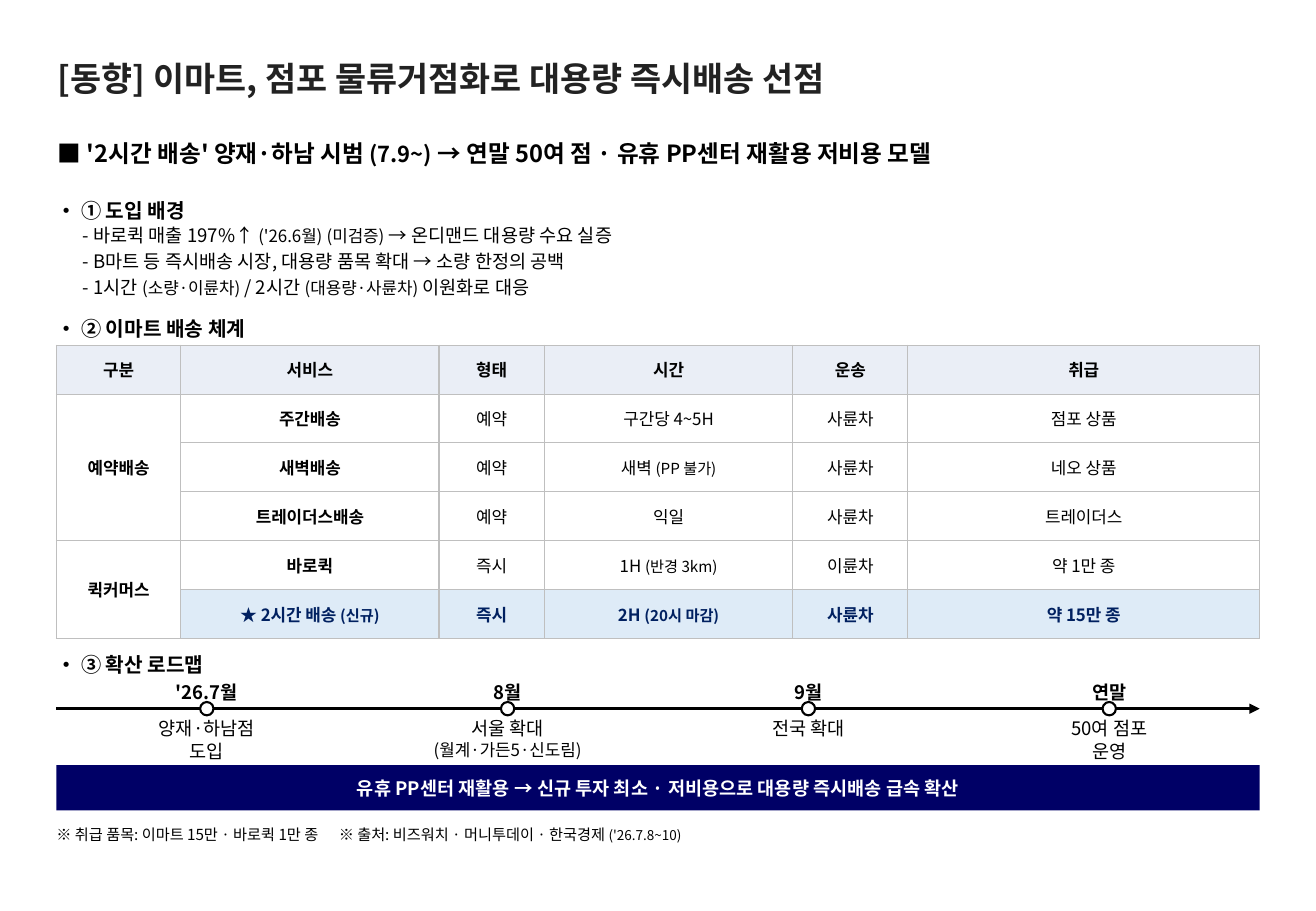
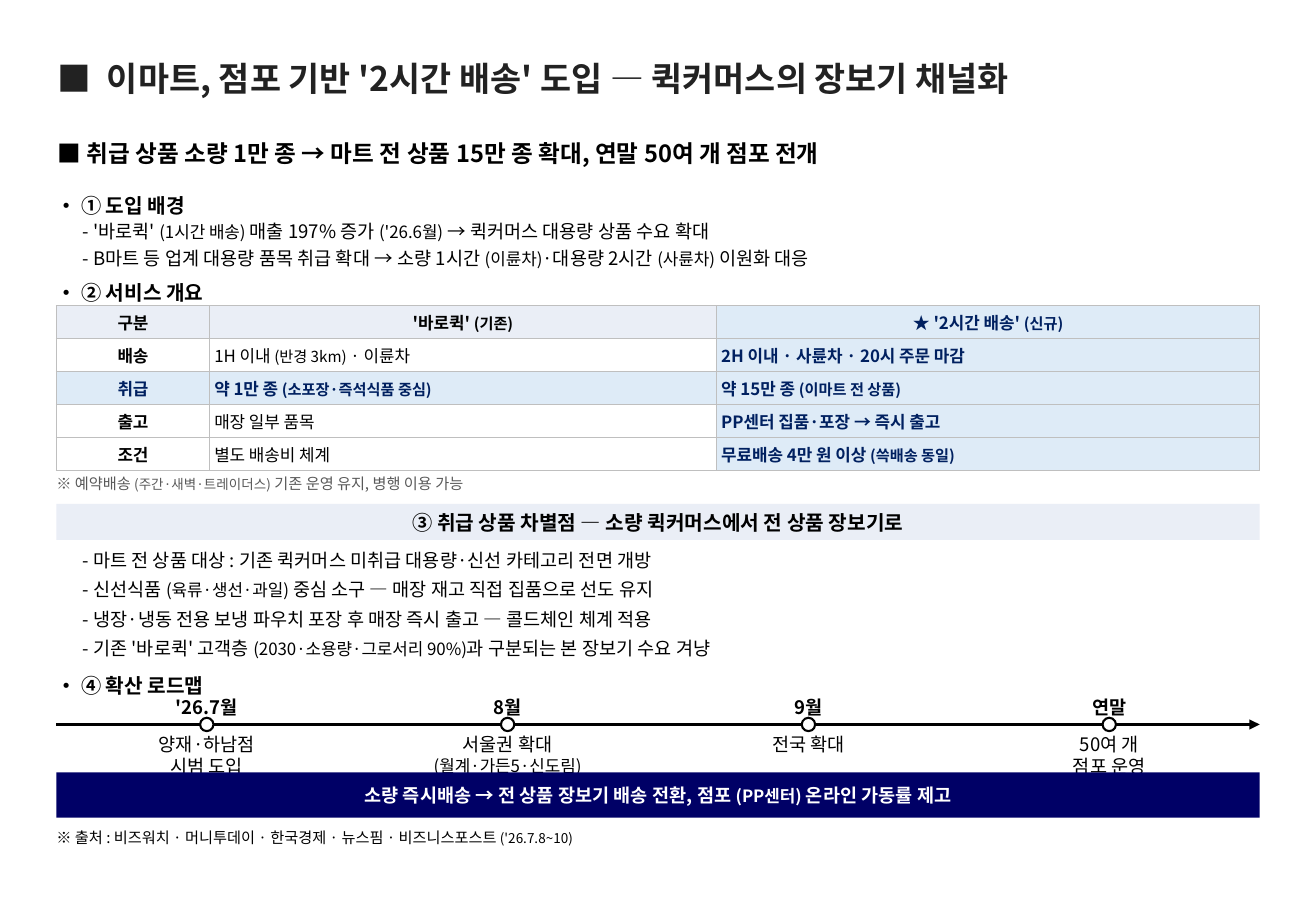
Before and after one commit to avoseed/web1, a slide deck: slide 1 of reports/ssg-quickcommerce-onepager.pptx. Drawn at 1316x911 pixels with LibreOffice and Linux fonts; fonts in the diff are those of the drawing. Boxes give left, top, right and bottom in pixels: in the first picture for what was removed or moved away, otherwise in the second. Text is boxed around its words. In the diff, an @@ line names an element or a change of style, - is before the commit and + after.

```diff
--- a/reports/ssg-quickcommerce-onepager.pptx
+++ b/reports/ssg-quickcommerce-onepager.pptx
@@ text at <box>107,62,1009,98</box>: text changed @@
-[동향] 이마트, 점포 물류거점화로 대용량 즉시배송 선점
+■ 이마트, 점포 기반 '2시간 배송' 도입 — 퀵커머스의 장보기 채널화
@@ text at <box>87,142,818,167</box>: text changed @@
-■ '2시간 배송' 양재·하남 시범 (7.9~) → 연말 50여 점 · 유휴 PP센터 재활용 저비용 모델
+■ 취급 상품 소량 1만 종 → 마트 전 상품 15만 종 확대, 연말 50여 개 점포 전개
@@ text "• ① 도입 배경": place and size @@
-text "• ① 도입 배경" at <box>81,200,185,220</box>
+text "• ① 도입 배경" at <box>81,195,185,215</box>
@@ text at <box>93,222,709,241</box>: text changed @@
-- 바로퀵 매출 197%↑ ('26.6월) (미검증) → 온디맨드 대용량 수요 실증
+- '바로퀵' (1시간 배송) 매출 197% 증가 ('26.6월) → 퀵커머스 대용량 상품 수요 확대
@@ text at <box>93,249,809,268</box>: text changed @@
-- B마트 등 즉시배송 시장, 대용량 품목 확대 → 소량 한정의 공백
+- B마트 등 업계 대용량 품목 취급 확대 → 소량 1시간 (이륜차)·대용량 2시간 (사륜차) 이원화 대응
@@ text at <box>81,282,203,306</box>: text changed; size 10 to 12 pt; bold on @@
-- 1시간 (소량·이륜차) / 2시간 (대용량·사륜차) 이원화로 대응
+• ② 서비스 개요
@@ table added at <box>56,306,1259,471</box>, 5 rows, 3 columns @@
+구분 | '바로퀵' (기존) | ★ '2시간 배송' (신규)
+배송 | 1H 이내 (반경 3km) · 이륜차 | 2H 이내 · 사륜차 · 20시 주문 마감
+취급 | 약 1만 종 (소포장·즉석식품 중심) | 약 15만 종 (이마트 전 상품)
+출고 | 매장 일부 품목 | PP센터 집품·포장 → 즉시 출고
+조건 | 별도 배송비 체계 | 무료배송 4만 원 이상 (쓱배송 동일)
@@ text removed at <box>81,318,245,338</box> @@
-• ② 이마트 배송 체계
@@ table removed at <box>56,345,1260,638</box>, 6 rows, 6 columns @@
-구분 | 서비스 | 형태 | 시간 | 운송 | 취급
-예약배송 | 주간배송 | 예약 | 구간당 4~5H | 사륜차 | 점포 상품
- | 새벽배송 | 예약 | 새벽 (PP 불가) | 사륜차 | 네오 상품
- | 트레이더스배송 | 예약 | 익일 | 사륜차 | 트레이더스
-퀵커머스 | 바로퀵 | 즉시 | 1H (반경 3km) | 이륜차 | 약 1만 종
- | ★ 2시간 배송 (신규) | 즉시 | 2H (20시 마감) | 사륜차 | 약 15만 종
@@ text added at <box>75,476,463,492</box>, 9 pt, text #595959 @@
+※ 예약배송 (주간·새벽·트레이더스) 기존 운영 유지, 병행 이용 가능
@@ rectangle added at <box>56,504,1260,541</box>, fill #EAEEF6 @@
@@ text added at <box>412,512,903,532</box>, 12 pt, text #000000, bold @@
+③ 취급 상품 차별점 — 소량 퀵커머스에서 전 상품 장보기로
@@ text added at <box>93,551,651,569</box>, 11 pt, text #000000 @@
+- 마트 전 상품 대상 : 기존 퀵커머스 미취급 대용량·신선 카테고리 전면 개방
@@ text added at <box>93,580,653,599</box>, 11 pt, text #000000 @@
+- 신선식품 (육류·생선·과일) 중심 소구 — 매장 재고 직접 집품으로 선도 유지
@@ text added at <box>93,610,651,628</box>, 11 pt, text #000000 @@
+- 냉장·냉동 전용 보냉 파우치 포장 후 매장 즉시 출고 — 콜드체인 체계 적용
@@ text added at <box>93,639,710,658</box>, 11 pt, text #000000 @@
+- 기존 '바로퀵' 고객층 (2030·소용량·그로서리 90%)과 구분되는 본 장보기 수요 겨냥
@@ text at <box>81,675,204,700</box>: text changed @@
-• ③ 확산 로드맵
+• ④ 확산 로드맵
@@ ellipse: place and size @@
-ellipse at <box>802,702,815,716</box>
+ellipse at <box>200,718,214,732</box>
@@ ellipse: place and size @@
-ellipse at <box>1103,702,1117,716</box>
+ellipse at <box>501,718,514,732</box>
@@ ellipse: place and size @@
-ellipse at <box>501,702,514,716</box>
+ellipse at <box>802,718,815,732</box>
@@ ellipse: place and size @@
-ellipse at <box>200,702,214,716</box>
+ellipse at <box>1103,718,1117,732</box>
@@ 4 texts, 1 elbow arrow: place and size @@
-4 texts, 1 elbow arrow at <box>56,683,1260,708</box>
+4 texts, 1 elbow arrow at <box>56,698,1260,724</box>
@@ text "양재·하남점": place and size @@
-text "양재·하남점" at <box>159,716,255,760</box>
+text "양재·하남점" at <box>159,735,255,779</box>
@@ text at <box>434,758,582,777</box>: text changed @@
-서울 확대
+서울권 확대
@@ text "서울권 확대": place and size @@
-text "서울권 확대" at <box>434,742,582,759</box>
+text "서울권 확대" at <box>434,758,582,777</box>
@@ text "전국 확대": place and size @@
-text "전국 확대" at <box>772,719,844,737</box>
+text "전국 확대" at <box>772,735,844,753</box>
@@ text at <box>1073,735,1145,779</box>: text changed @@
-50여 점포
-운영
+50여 개
+점포 운영
@@ rectangle: place and size @@
-rectangle at <box>56,766,1260,811</box>
+rectangle at <box>56,773,1260,818</box>
@@ text at <box>170,754,243,779</box>: text changed @@
-도입
+시범 도입
@@ text at <box>365,786,951,806</box>: text changed @@
-유휴 PP센터 재활용 → 신규 투자 최소 · 저비용으로 대용량 즉시배송 급속 확산
+소량 즉시배송 → 전 상품 장보기 배송 전환, 점포 (PP센터) 온라인 가동률 제고
@@ text at <box>75,830,573,846</box>: text changed @@
-※ 취급 품목: 이마트 15만 · 바로퀵 1만 종 ※ 출처: 비즈워치 · 머니투데이 · 한국경제 ('26.7.8~10)
+※ 출처 : 비즈워치 · 머니투데이 · 한국경제 · 뉴스핌 · 비즈니스포스트 ('26.7.8~10)
```
Also in this commit, not shown: 3 other files.
